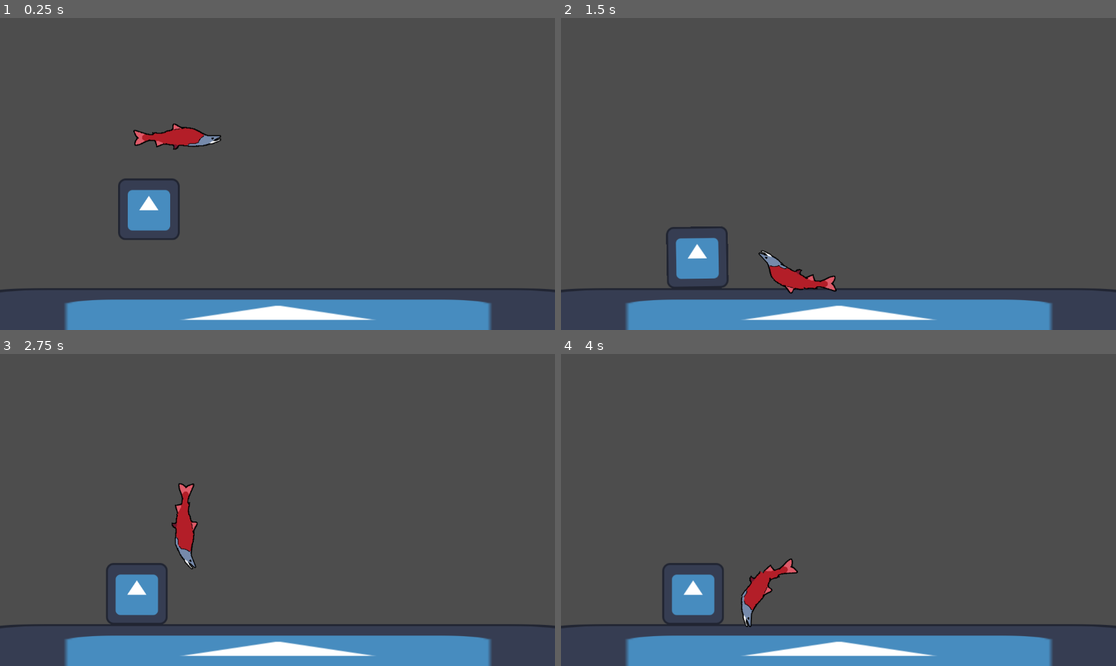
Above: before the commit, frames 1-4 (two rows, left to right).
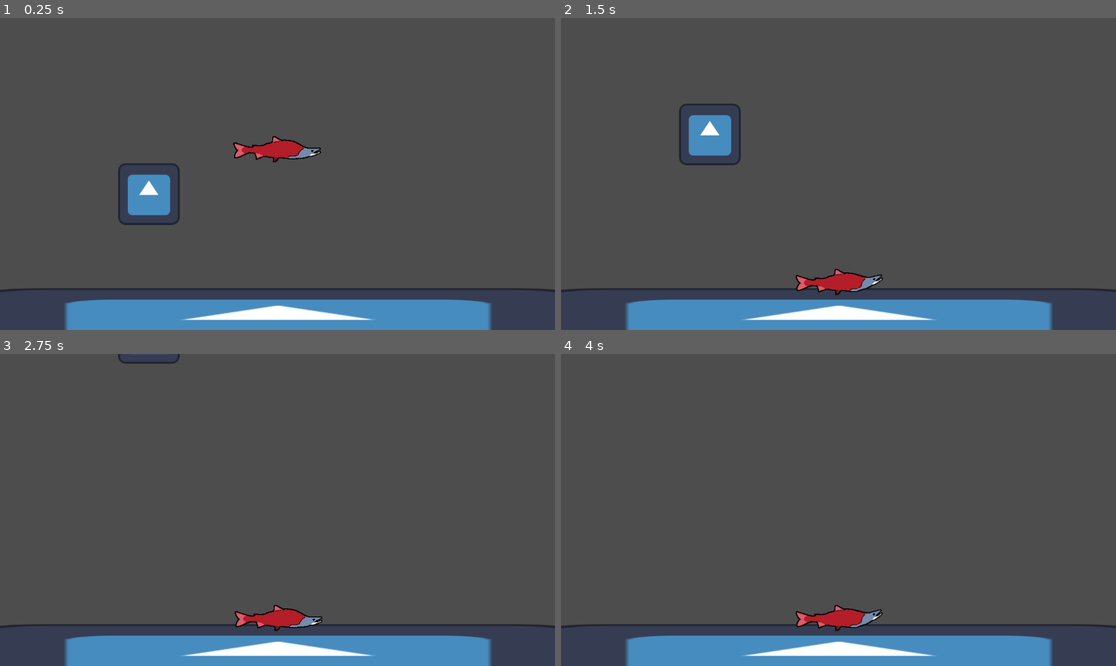
Above: after the commit, the same moments.

Repository: BurntPineapple52/FishGame
Game: Godot game, scene res://scenes/stages/test_stage.tscn
The game is run twice, just before and just after one commit, with the same random seed, the same clock (stepped at 60 frames per second) and the same inputs. The engine's default icon, where the game draws it, is replaced by a stand-in: a white triangle on a blue panel in a dark square.
Inputs:
- Up to frame 1 (0.25 s): no input
- Up to frame 2 (1.5 s): tap E (f) at 0.6 s; tap U (l) at 0.8, 1.35 s
- Up to frame 3 (2.75 s): tap , (o) at 1.55, 2.1 s; tap R (p) at 2.3 s
- Up to frame 4 (4 s): tap R (p) at 2.85 s; tap E (f) at 3.05, 3.6 s; tap U (l) at 3.8 s

The runs differ from the first frame. In frame 1, 2.6% of the frame differs, in the area x 21-58%, y 33-72%; in frame 2, 3.7%, in the area x 18-58%, y 27-89%; in frame 3, 2.8%; in frame 4, 2.7%.

Commit message:
changed fish physics

Diff:
--- a/project.godot
+++ b/project.godot
@@ -20,21 +20,25 @@
 f={
 "deadzone": 0.5,
 "events": [Object(InputEventKey,"resource_local_to_scene":false,"resource_name":"","device":-1,"window_id":0,"alt_pressed":false,"shift_pressed":false,"ctrl_pressed":false,"meta_pressed":false,"pressed":false,"keycode":0,"physical_keycode":69,"key_label":0,"unicode":102,"echo":false,"script":null)
+, Object(InputEventKey,"resource_local_to_scene":false,"resource_name":"","device":0,"window_id":0,"alt_pressed":false,"shift_pressed":false,"ctrl_pressed":false,"meta_pressed":false,"pressed":false,"keycode":0,"physical_keycode":70,"key_label":0,"unicode":0,"echo":false,"script":null)
 ]
 }
 l={
 "deadzone": 0.5,
 "events": [Object(InputEventKey,"resource_local_to_scene":false,"resource_name":"","device":-1,"window_id":0,"alt_pressed":false,"shift_pressed":false,"ctrl_pressed":false,"meta_pressed":false,"pressed":false,"keycode":0,"physical_keycode":85,"key_label":0,"unicode":108,"echo":false,"script":null)
+, Object(InputEventKey,"resource_local_to_scene":false,"resource_name":"","device":0,"window_id":0,"alt_pressed":false,"shift_pressed":false,"ctrl_pressed":false,"meta_pressed":false,"pressed":false,"keycode":0,"physical_keycode":76,"key_label":0,"unicode":0,"echo":false,"script":null)
 ]
 }
 o={
 "deadzone": 0.5,
 "events": [Object(InputEventKey,"resource_local_to_scene":false,"resource_name":"","device":-1,"window_id":0,"alt_pressed":false,"shift_pressed":false,"ctrl_pressed":false,"meta_pressed":false,"pressed":false,"keycode":0,"physical_keycode":59,"key_label":0,"unicode":111,"echo":false,"script":null)
+, Object(InputEventKey,"resource_local_to_scene":false,"resource_name":"","device":0,"window_id":0,"alt_pressed":false,"shift_pressed":false,"ctrl_pressed":false,"meta_pressed":false,"pressed":false,"keycode":0,"physical_keycode":79,"key_label":0,"unicode":0,"echo":false,"script":null)
 ]
 }
 p={
 "deadzone": 0.5,
 "events": [Object(InputEventKey,"resource_local_to_scene":false,"resource_name":"","device":-1,"window_id":0,"alt_pressed":false,"shift_pressed":false,"ctrl_pressed":false,"meta_pressed":false,"pressed":false,"keycode":0,"physical_keycode":82,"key_label":0,"unicode":112,"echo":false,"script":null)
+, Object(InputEventKey,"resource_local_to_scene":false,"resource_name":"","device":0,"window_id":0,"alt_pressed":false,"shift_pressed":false,"ctrl_pressed":false,"meta_pressed":false,"pressed":false,"keycode":0,"physical_keycode":80,"key_label":0,"unicode":0,"echo":false,"script":null)
 ]
 }
 
--- a/scenes/stages/test_stage.tscn
+++ b/scenes/stages/test_stage.tscn
@@ -1,7 +1,8 @@
-[gd_scene load_steps=5 format=3 uid="uid://deiin0bi61ug2"]
+[gd_scene load_steps=6 format=3 uid="uid://deiin0bi61ug2"]
 
 [ext_resource type="Texture2D" uid="uid://t087xbgaaapk" path="res://icon.svg" id="1_tbhgc"]
 [ext_resource type="PackedScene" uid="uid://dp4f40grjhffn" path="res://scenes/units/fish_guy3.tscn" id="2_1cou5"]
+[ext_resource type="Script" path="res://scripts/RigidBody2DTest.gd" id="2_rhcjw"]
 
 [sub_resource type="RectangleShape2D" id="RectangleShape2D_thbab"]
 size = Vector2(128, 128)
@@ -24,6 +25,7 @@
 
 [node name="RigidBody2D" type="RigidBody2D" parent="."]
 position = Vector2(309, 369)
+script = ExtResource("2_rhcjw")
 metadata/_edit_group_ = true
 
 [node name="CollisionShape2D" type="CollisionShape2D" parent="RigidBody2D"]
@@ -33,4 +35,4 @@
 texture = ExtResource("1_tbhgc")
 
 [node name="FishGuy" parent="." instance=ExtResource("2_1cou5")]
-position = Vector2(373, 221)
+position = Vector2(580, 247)
--- a/scenes/units/fish_guy3.tscn
+++ b/scenes/units/fish_guy3.tscn
@@ -1,8 +1,12 @@
-[gd_scene load_steps=5 format=3 uid="uid://dp4f40grjhffn"]
+[gd_scene load_steps=8 format=3 uid="uid://dp4f40grjhffn"]
 
+[ext_resource type="Script" path="res://scripts/FishHead.gd" id="1_2odq8"]
 [ext_resource type="Texture2D" uid="uid://dm17xc88nb3i5" path="res://assets/sprites/player/fish_head.png" id="1_l86el"]
 [ext_resource type="Texture2D" uid="uid://sqtde38re8q2" path="res://assets/sprites/player/fish_tail.png" id="2_2nk2k"]
+[ext_resource type="Script" path="res://scripts/FishTail.gd" id="3_ef1nn"]
 [ext_resource type="Texture2D" uid="uid://bmhn1a3adcqm3" path="res://assets/sprites/player/fish_center.png" id="3_j8o66"]
+
+[sub_resource type="PhysicsMaterial" id="PhysicsMaterial_ifhmt"]
 
 [sub_resource type="RectangleShape2D" id="RectangleShape2D_th8sa"]
 size = Vector2(50, 20)
@@ -10,17 +14,20 @@
 [node name="FishGuy" type="Node2D"]
 
 [node name="FishHead" type="RigidBody2D" parent="."]
-position = Vector2(55, 0)
+position = Vector2(26, 0)
 mass = 5.0
+physics_material_override = SubResource("PhysicsMaterial_ifhmt")
+script = ExtResource("1_2odq8")
 
 [node name="CollisionShape2D" type="CollisionShape2D" parent="FishHead"]
+position = Vector2(29, 0)
 shape = SubResource("RectangleShape2D_th8sa")
 
 [node name="Sprite2D" type="Sprite2D" parent="FishHead"]
+position = Vector2(29, 0)
 texture = ExtResource("1_l86el")
 
 [node name="PinJoint2D" type="PinJoint2D" parent="FishHead"]
-position = Vector2(-28, 0)
 node_a = NodePath("../../FishBody")
 node_b = NodePath("..")
 bias = 0.9
@@ -33,6 +40,7 @@
 [node name="FishTail" type="RigidBody2D" parent="."]
 position = Vector2(-59, 0)
 mass = 5.0
+script = ExtResource("3_ef1nn")
 
 [node name="CollisionShape2D" type="CollisionShape2D" parent="FishTail"]
 position = Vector2(3, 0)
--- /dev/null
+++ b/scripts/FishHead.gd
@@ -0,0 +1,16 @@
+extends RigidBody2D
+
+var lo
+var torque = 1000
+
+# Called when the node enters the scene tree for the first time.
+func _ready():
+	pass # Replace with function body.
+
+
+# Called every frame. 'delta' is the elapsed time since the previous frame.
+func _physics_process(delta):
+	lo = Input.get_axis('l','o')
+	apply_torque(400000*lo)
+	if lo != 0:
+		print(lo)
--- /dev/null
+++ b/scripts/FishTail.gd
@@ -0,0 +1,16 @@
+extends RigidBody2D
+
+var fp
+var torque = 1000
+
+# Called when the node enters the scene tree for the first time.
+func _ready():
+	pass # Replace with function body.
+
+
+# Called every frame. 'delta' is the elapsed time since the previous frame.
+func _physics_process(delta):
+	fp = Input.get_axis('f','p')
+	apply_torque(400000*fp)
+	if fp != 0:
+		print(fp)
--- /dev/null
+++ b/scripts/RigidBody2DTest.gd
@@ -0,0 +1,13 @@
+extends RigidBody2D
+
+
+# Called when the node enters the scene tree for the first time.
+func _ready():
+	pass # Replace with function body.
+
+
+# Called every frame. 'delta' is the elapsed time since the previous frame.
+func _physics_process(delta):
+	apply_central_force(Vector2(0,-1100))
+	#apply_torque(20000)
+	#apply_force(Vector2(0,100), position)
